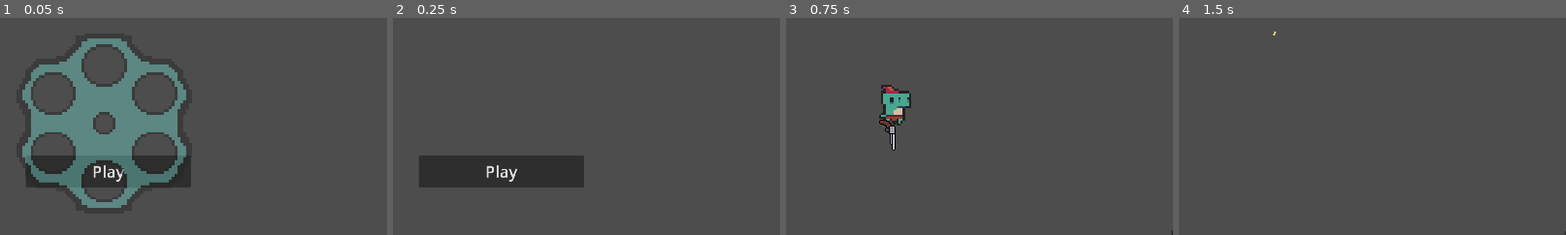
Above: before the commit, frames 1-4 (left to right).
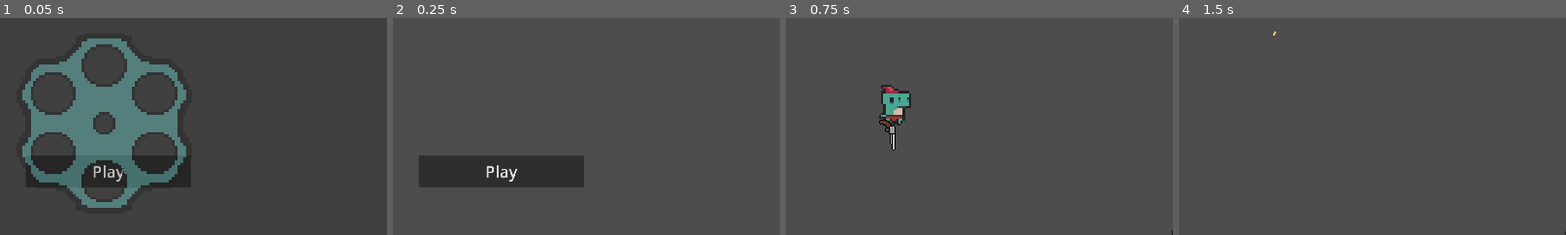
Above: after the commit, the same moments.

Repository: Meemog/GMTK2025
Game: Godot game, scene res://main.tscn
Same seed, same stepped clock (60 frames per second), same inputs: the game is played once before the commit and once after it.
Inputs (mouse positions are % of the whole screen's width and height, from its top left):
- Up to frame 1 (0.05 s): no input
- Up to frame 2 (0.25 s): no input
- Up to frame 3 (0.75 s): click "Play" at 0.5 s
- Up to frame 4 (1.5 s): tap Enter at 1.25 s; move the mouse to (45, 70) at 1.27 s; hold W (up) from 1.28 s (still down); tap Space (dash) at 1.35 s; click (45, 70) at 1.42 s
The pictures show only the part of the screen within x 36-86%, y 33-83%; the shares and areas given below are measured in that part.

The runs differ from the first frame. In frame 1, 0.2% of the frame differs, in the area x 24-32%, y 67-76%; in frame 2, nothing differs; in frame 3, nothing differs; in frame 4, nothing differs.

Commit message:
Added pausing between waves

Diff:
--- a/main/Scenes/update_chamber_overlay.tscn
+++ b/main/Scenes/update_chamber_overlay.tscn
@@ -22,6 +22,13 @@
 grow_vertical = 2
 mouse_filter = 2
 script = ExtResource("1_3et70")
+
+[node name="ColorRect" type="ColorRect" parent="."]
+layout_mode = 0
+offset_right = 40.0
+offset_bottom = 40.0
+scale = Vector2(47.9248, 26.9963)
+color = Color(0, 0, 0, 0.388235)
 
 [node name="BulletShop" type="Node2D" parent="." groups=["BULLET_UI_MANAGER"]]
 script = ExtResource("1_xriw6")
--- a/main/Scripts/player.gd
+++ b/main/Scripts/player.gd
@@ -12,6 +12,8 @@
 signal fired()
 signal reload()
 
+enum State {MENU, PAUSED, CHAMBERING, LIVE, NULL}
+
 var bullet_pointer : int = 0
 var mouse_location
 var gun_rotation
@@ -21,6 +23,7 @@
 var time_since_shot = firing_cooldown
 var time_since_dash = dash_cooldown
 var time_since_reload = reload_time
+var active = true
 
 # Player stats
 var health : float = 3.0
@@ -30,6 +33,8 @@
     print(bullets[0].back_view_texture)
 
 func _process(delta: float) -> void:
+    if not active:
+        return
 
     # Movement
 
@@ -132,3 +137,12 @@
 
 func die() -> void:
     print("You are dead!!!")
+
+func _on_state_change(state):
+    print("Changed State")
+    if state == State.LIVE:
+        active = true
+        $BodySprite.play("Idle")
+    else:
+        active = false
+        $BodySprite.stop()
--- a/main/main.gd
+++ b/main/main.gd
@@ -29,6 +29,7 @@
 
     # Do logic for setting up game
     player = player_scene.instantiate()
+    change_state.connect(player._on_state_change)
     add_child(player)
 
     update_chamber_overlay.player = player
@@ -62,8 +63,10 @@
 func _on_round_ended() -> void:
     print("Round Ended!!!")
     update_chamber_overlay.open_overlay()
+    set_state(State.CHAMBERING)
 
 func _on_chamber_update_completed() -> void:
     current_round += 1
     Events.new_round_started.emit(current_round)
     player.start_reload()
+    set_state(State.LIVE)
Not shown: 1 places in main/Scenes/update_chamber_overlay.tscn that only renumber resources
